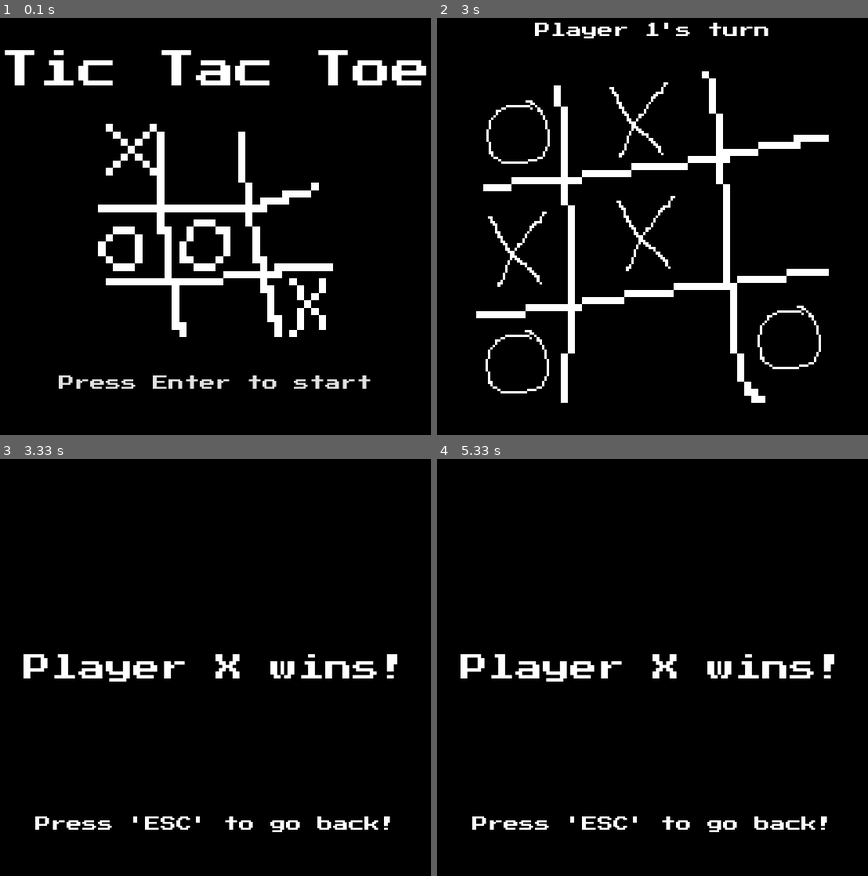
Above: before the commit, frames 1-4 (two rows, left to right).
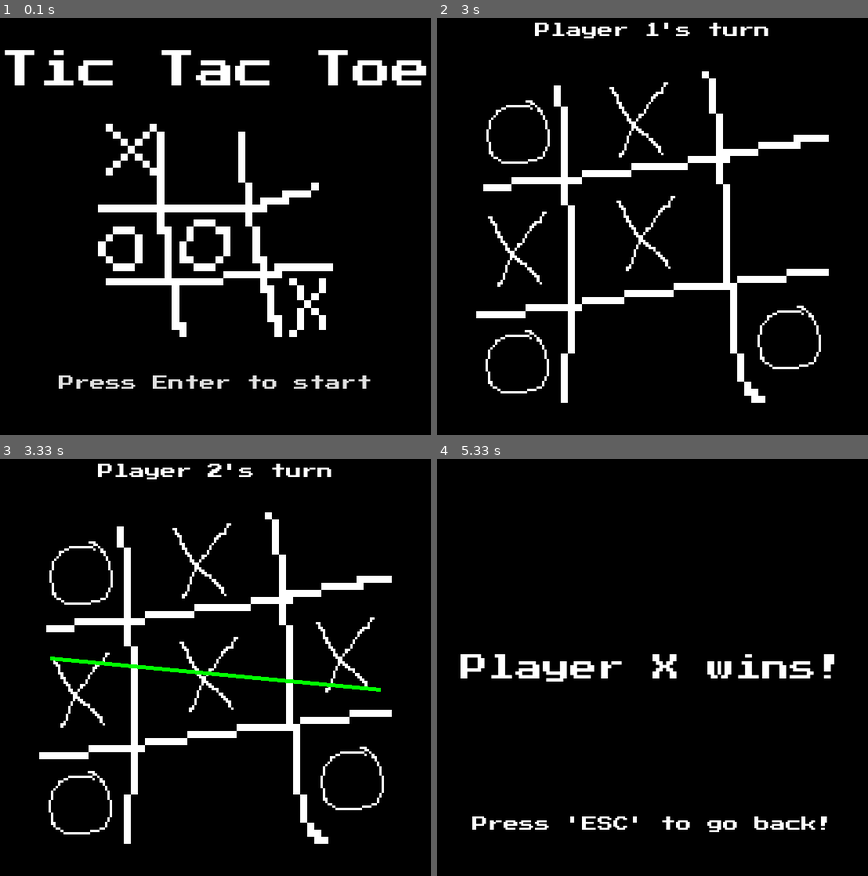
Above: after the commit, the same moments.

Repository: mayankkanti/tictactoe-pygame
Game: pygame game, started from src/main.py
Same seed, same stepped clock (60 frames per second), same inputs: the game is played once before the commit and once after it.
Inputs (mouse positions are in pixels of both pictures, inside the frame that each line leads up to):
- Up to frame 1 (0.1 s): no input
- Up to frame 2 (3 s): tap Enter at 0.33, 0.67 s; click (540, 230) at 1.05 s; click (505, 339) at 1.38 s; click (708, 268) at 1.72 s; click (540, 134) at 2.05 s; click (635, 147) at 2.38 s; click (773, 301) at 2.72 s
- Up to frame 3 (3.33 s): click (310, 629) at 3.05 s
- Up to frame 4 (5.33 s): no input

Frames 1-2 are identical in both runs. In frame 3, 11% of the frame differs, in the area x 5-93%, y 1-93%; in frame 4, nothing differs.

Commit message:
pvp.py: draw win line update

Diff:
--- a/src/game_states/pvp.py
+++ b/src/game_states/pvp.py
@@ -27,20 +27,29 @@
 
 
 
-def check_winner(board):
+def animate_win_diagonal(screen, board, cell_boundaries, row1, col1, row2, col2):
+    pygame.draw.line(screen, (0, 255, 0), (cell_boundaries[row1][col1][0] + 25, cell_boundaries[row1][col1][1] + 25),(cell_boundaries[row2][col2][2] - 25, cell_boundaries[row2][col2][3] - 25), 5)
+    pygame.display.flip()
+    pygame.time.delay(1000)
+
+def check_winner(screen, board, cell_boundaries):
     # returns the winner else None
     # checks rows
     for row in range(3):
         if board[row][0] == board[row][1] == board[row][2] and board[row][0] is not None:
+            animate_win_diagonal(screen, board, cell_boundaries, row, 0, row, 2)
             return board[row][0]
     # checks columns
     for col in range(3):
         if board[0][col] == board[1][col] == board[2][col] and board[0][col] is not None:
+            animate_win_diagonal(screen, board, cell_boundaries, 0, col, 2, col)
             return board[0][col]
     # checks diagonals
     if board[0][0] == board[1][1] == board[2][2] and board[0][0] is not None:
+        animate_win_diagonal(screen, board, cell_boundaries, 0, 0, 2, 2)
         return board[0][0]
     if board[0][2] == board[1][1] == board[2][0] and board[0][2] is not None:
+        animate_win_diagonal(screen, board, cell_boundaries, 0, 2, 2, 0)
         return board[0][2]
     # checks for draw
     if np.all(board != None):
@@ -75,7 +84,6 @@
                             if cell_boundaries[row][col][0] <= mouseX <= cell_boundaries[row][col][2] and \
                             cell_boundaries[row][col][1] <= mouseY <= cell_boundaries[row][col][3]:
                                 clicked_row, clicked_col = row, col
-                                print(f"Col: {clicked_col} Row: {clicked_row}")
                     if clicked_row is not None and clicked_col is not None:
                         if board[clicked_row][clicked_col] is None:
                             if turn % 2 == 0:
@@ -84,8 +92,6 @@
                                 board[clicked_row][clicked_col] = "O"
                             turn += 1
                             select.play()
-
-
         screen.fill((0, 0, 0))
         if turn % 2 == 0:
             font = pygame.font.Font("../tictactoe-pygame/src/assets/fonts/PressStart2P.ttf", 20)
@@ -99,8 +105,8 @@
             screen.blit(title_text, title_rect)
         draw_board(screen)
         draw_moves(screen, board, cell_boundaries)
-        if check_winner(board) is not None:
-            game_state = end(screen, clock, check_winner(board))
+        if check_winner(screen, board, cell_boundaries) is not None:
+            game_state = end(screen, clock, check_winner(screen, board, cell_boundaries))
             return game_state
 
         pygame.display.flip()
